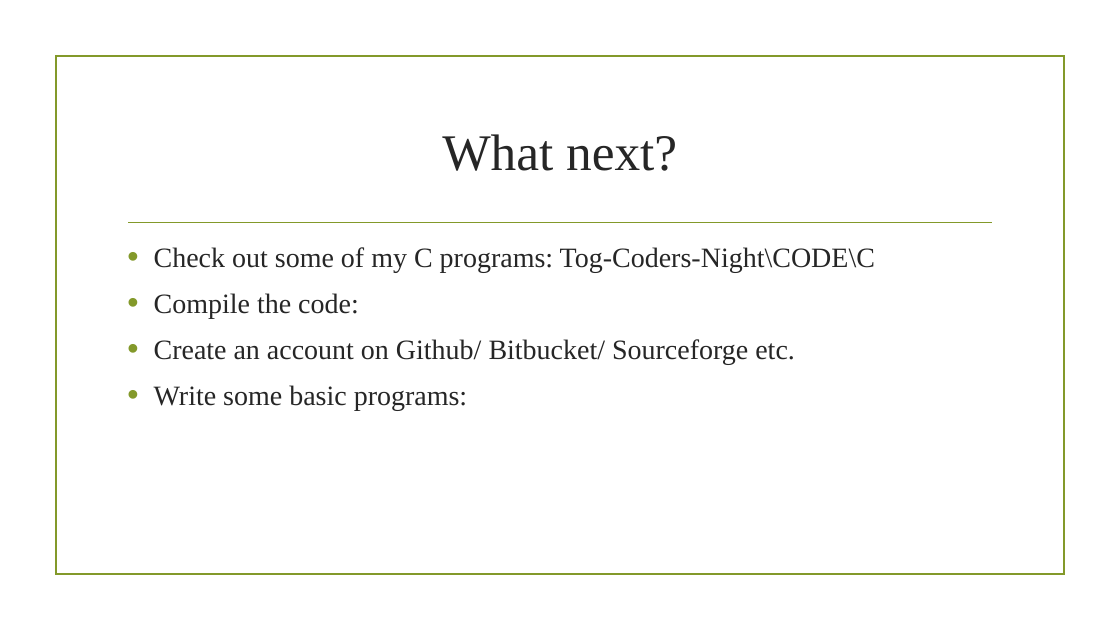
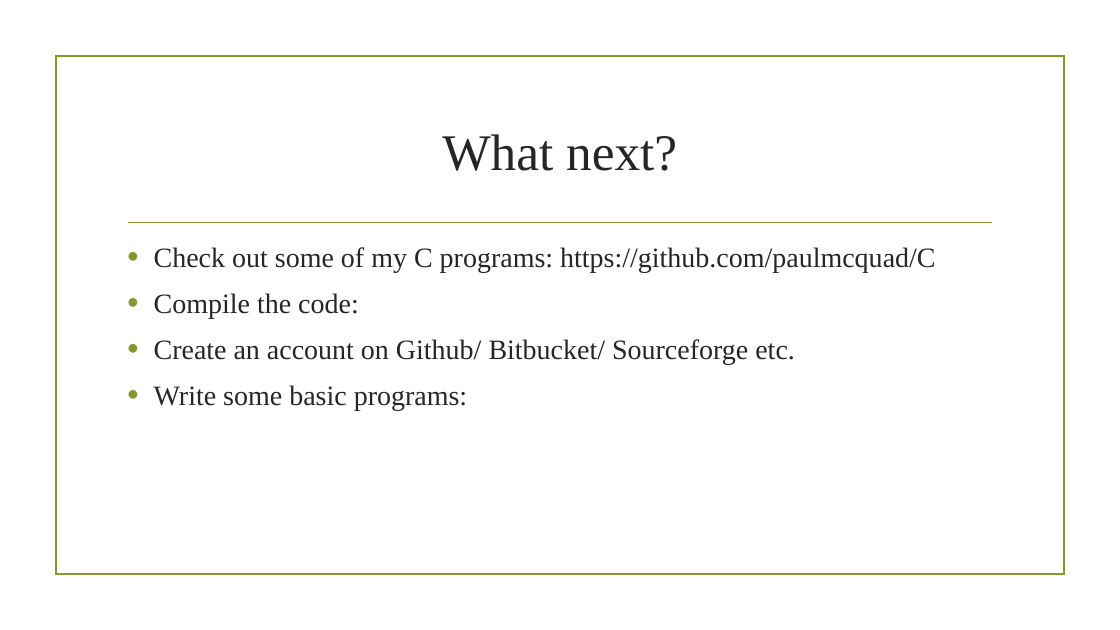
Before and after one commit to paulmcquad/Tog-Coders-Night, a slide deck: slide 4 of TALKS/Week 1 - About C.pptx (slide 5 before the commit). Drawn at 1120x630 pixels with LibreOffice and Linux fonts; fonts in the diff are those of the drawing; background and template pictures are left out. Boxes give left, top, right and bottom in pixels: in the first picture for what was removed or moved away, otherwise in the second. Text is boxed around its words. In the diff, an @@ line names an element or a change of style, - is before the commit and + after.

Commit message:
Moved C Programs in Single Repro
C Programs moved

```diff
--- a/TALKS/Week 1 - About C.pptx
+++ b/TALKS/Week 1 - About C.pptx
@@ text at [154, 247, 935, 272]: text changed @@
-• Check out some of my C programs: Tog-Coders-Night\CODE\C
+• Check out some of my C programs: https://github.com/paulmcquad/C
```
Also in this commit, not shown: 1 slide removed, 22 other files.
